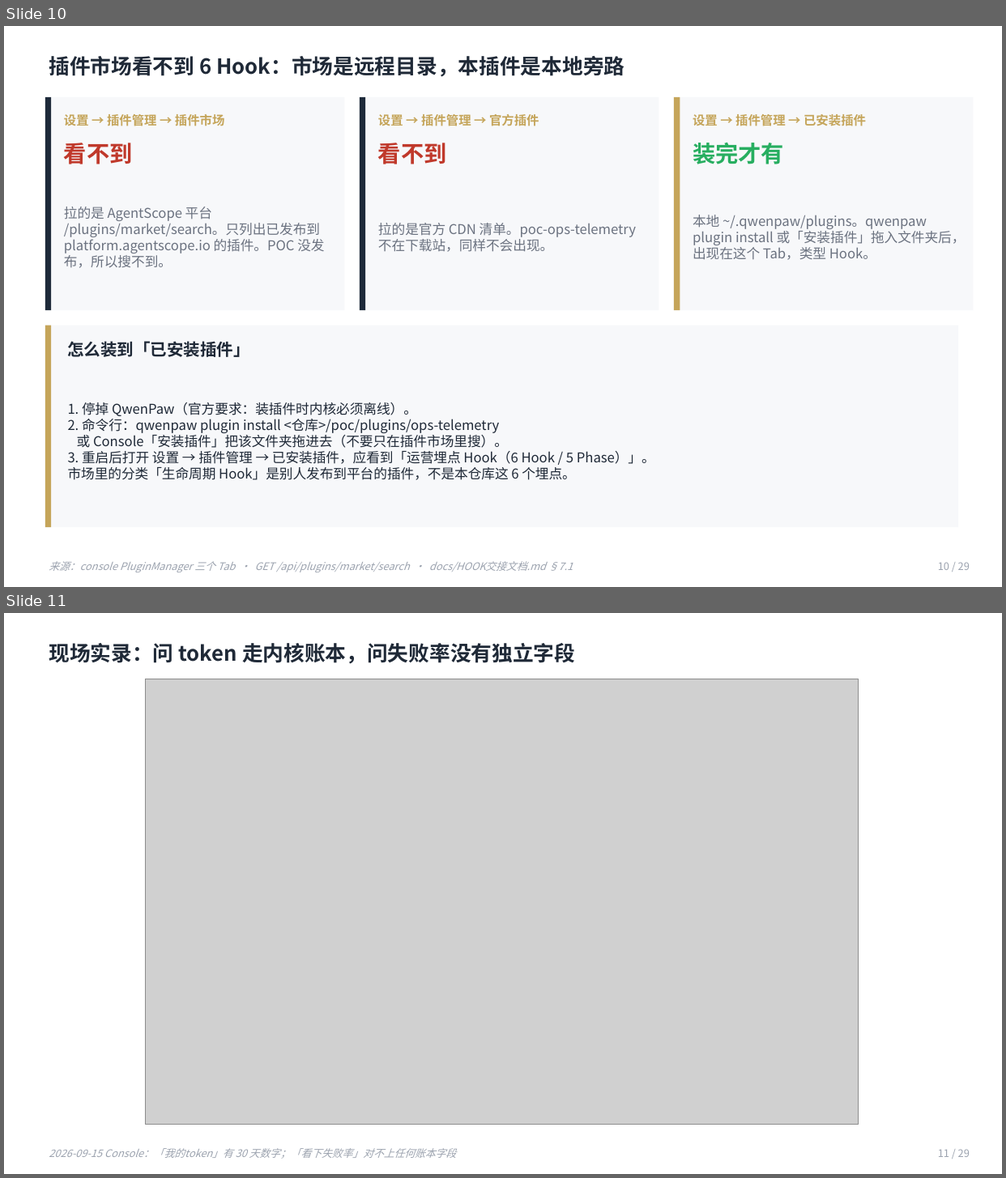
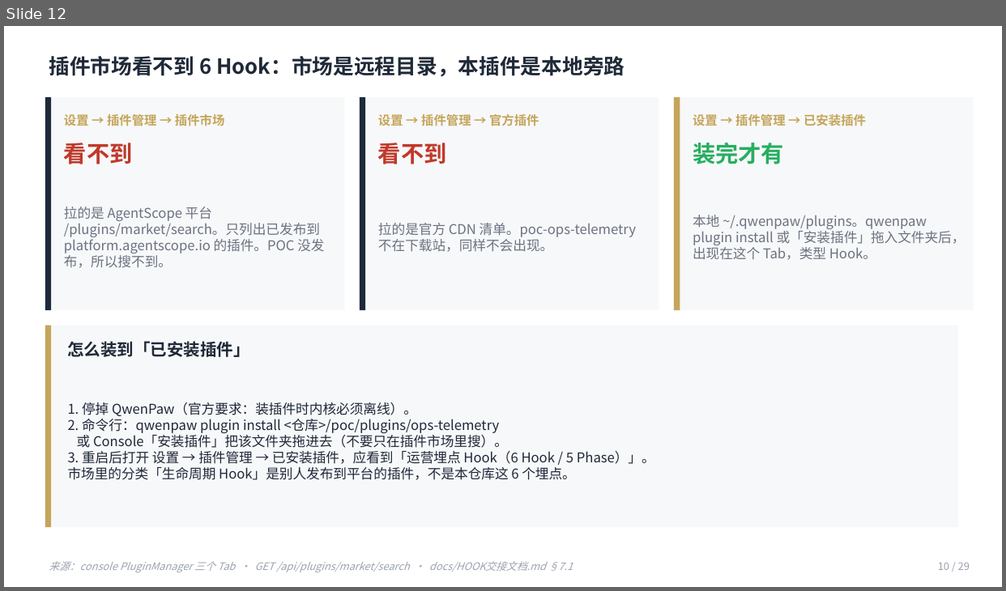
Before and after one commit to LiNan1984/shunde-poc, a slide deck: docs/演示材料/顺德POC四助手架构.pptx. Shown one above the other, each under a label of ours: slides 10 and 11 before the commit, slide 12 after it. The pictures are 1006x1178 and 1006x591 pixels, drawn with LibreOffice and Linux fonts; fonts in the diff are those of the drawing; grey boxes stand for pictures. Boxes give left, top, right and bottom in pixels: in the first picture for what was removed or moved away, otherwise in the second. Text is boxed around its words. In the diff, an @@ line names an element or a change of style, - is before the commit and + after.

```diff
--- a/docs/演示材料/顺德POC四助手架构.pptx
+++ b/docs/演示材料/顺德POC四助手架构.pptx
@@ slide 11 removed at (4, 613, 1002, 1174), background #FFFFFF @@
@@ text removed at (49, 643, 575, 664) @@
-现场实录：问 token 走内核账本，问失败率没有独立字段
@@ picture removed at (146, 679, 859, 1124) @@
@@ text removed at (49, 1148, 457, 1159) @@
-2026-09-15 Console：「我的token」有 30 天数字；「看下失败率」对不上任何账本字段
@@ text removed at (938, 1149, 970, 1157) @@
-11 / 29
@@ what was slide 10 is now slide 12 @@
```
Also in this commit, not shown: 7 slides changed, 2 slides added.
